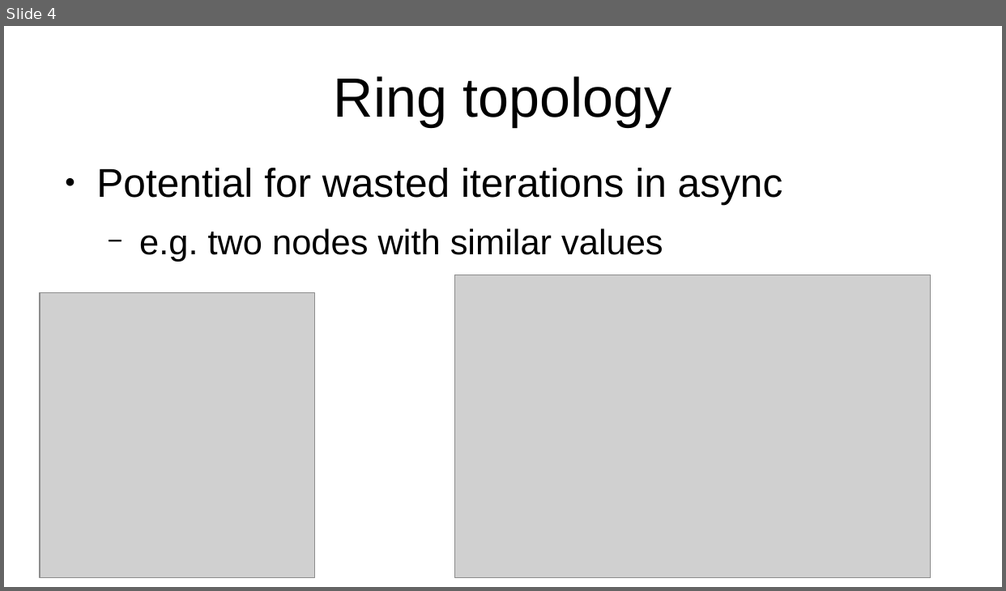
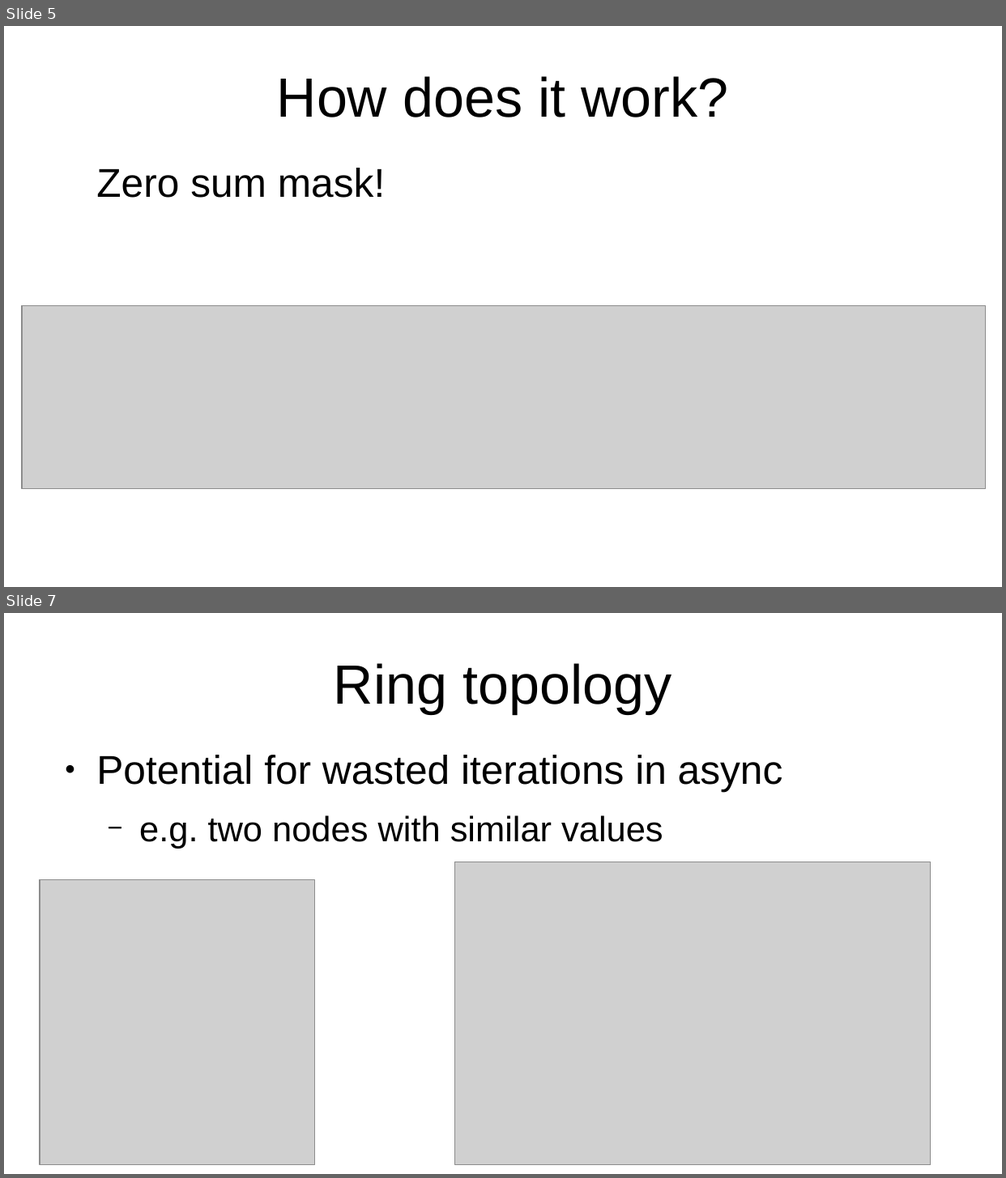
Before and after one commit to MortenMunk/PE-capstone, a slide deck: presentation.odp. Shown one above the other, each under a label of ours: slide 4 before the commit, slides 5 and 7 after it; the slides between them are not shown. The pictures are 1006x591 and 1006x1178 pixels, drawn with LibreOffice and Linux fonts; fonts in the diff are those of the drawing; grey boxes stand for pictures. Boxes give left, top, right and bottom in pixels: in the first picture for what was removed or moved away, otherwise in the second. Text is boxed around its words. In the diff, an @@ line names an element or a change of style, - is before the commit and + after.

```diff
--- a/presentation.odp
+++ b/presentation.odp
@@ slide 5 added at (4, 26, 1002, 587), background #FFFFFF @@
@@ title added at (277, 76, 728, 118), 44 pt, text #000000 @@
+How does it work?
@@ text added at (96, 168, 385, 198), 32 pt, text #000000 @@
+Zero sum mask!
@@ picture added at (22, 305, 986, 489) @@
@@ what was slide 4 is now slide 7 @@
```
Also in this commit, not shown: 5 slides changed, 5 other slides added, 2 slides removed, 6 other files.
